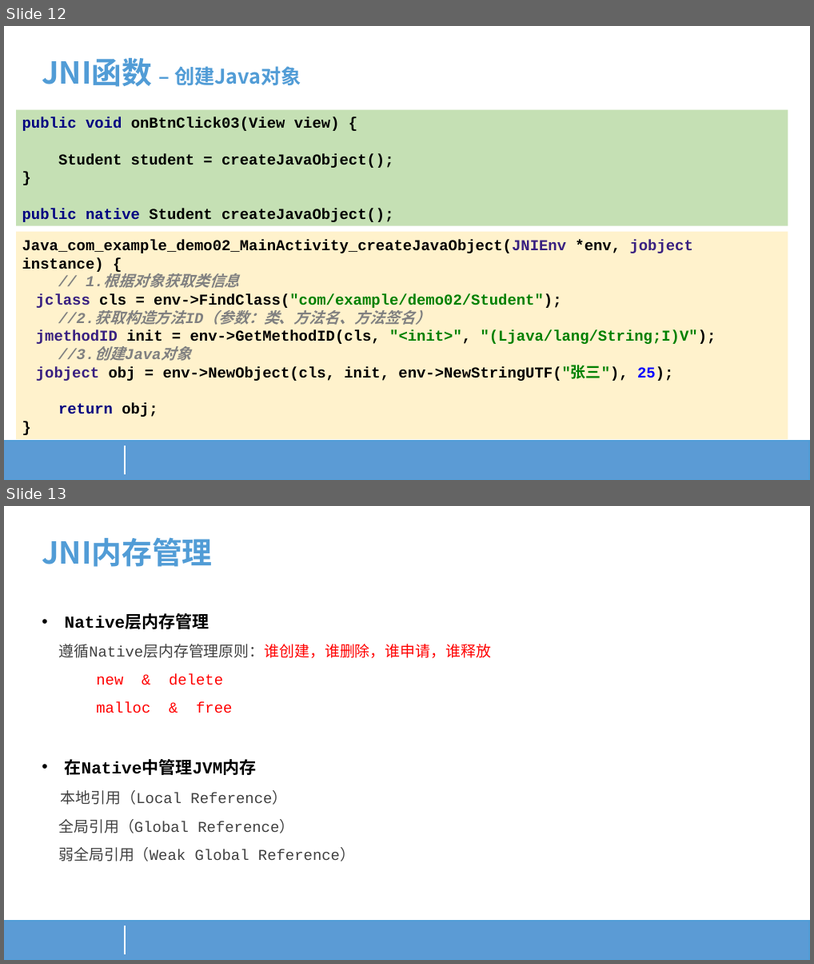
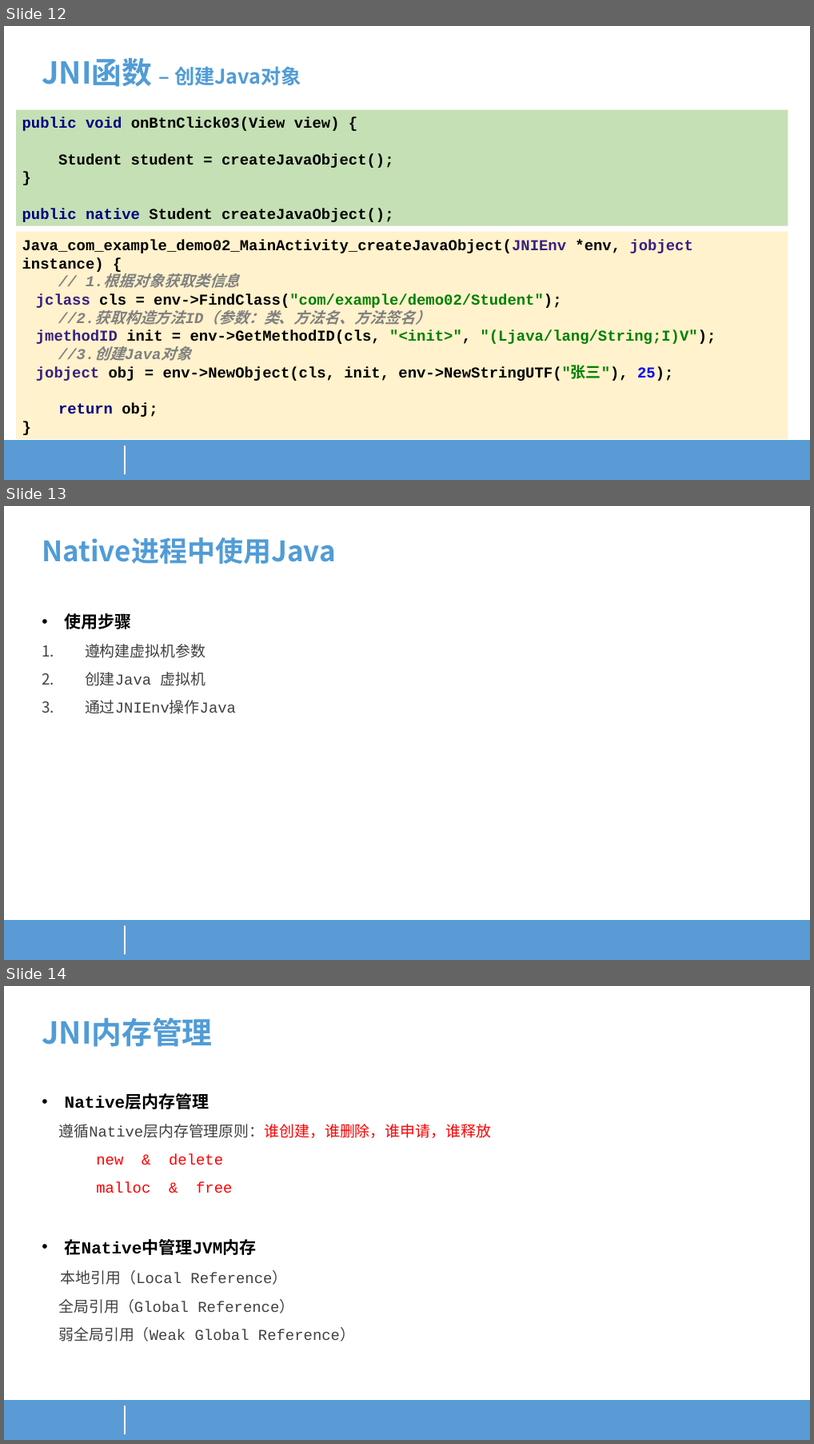
Before and after one commit to gaozhuo/jni-share, a slide deck: Java JNI-通往Native的世界/JNI-通往Native世界的桥梁.pptx. Shown one above the other, each under a label of ours: slides 12 and 13 before the commit, slides 12, 13 and 14 after it. The pictures are 814x964 and 814x1444 pixels, drawn with LibreOffice and Linux fonts; fonts in the diff are those of the drawing; background and template pictures are left out. Boxes give left, top, right and bottom in pixels: in the first picture for what was removed or moved away, otherwise in the second. Text is boxed around its words. In the diff, an @@ line names an element or a change of style, - is before the commit and + after.

Commit message:
创建Java虚拟机

```diff
--- a/Java JNI-通往Native的世界/JNI-通往Native世界的桥梁.pptx
+++ b/Java JNI-通往Native的世界/JNI-通往Native世界的桥梁.pptx
@@ slide 13 added at bbox=[4, 506, 810, 960], background #FFFFFF; not listed: 2 template elements that a slide beside it also shows @@
@@ text added at bbox=[42, 537, 336, 564], 33.3 pt, text #519CD6, bold @@
+Native进程中使用Java
@@ text added at bbox=[65, 613, 236, 714], 18 pt, text #404040 @@
+• 使用步骤
+1. 遵构建虚拟机参数
+2. 创建Java 虚拟机
+3. 通过JNIEnv操作Java
@@ what was slide 13 is now slide 14 @@
```
Also in this commit, not shown: 2 slides changed, 4 other files.
